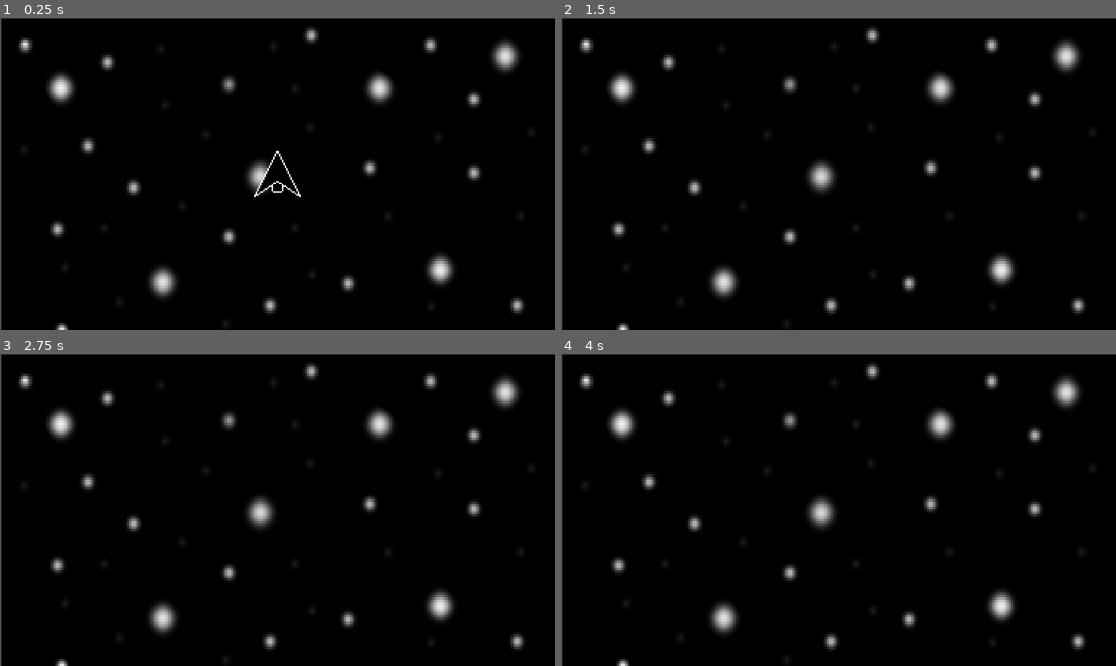
Above: before the commit, frames 1-4 (two rows, left to right).
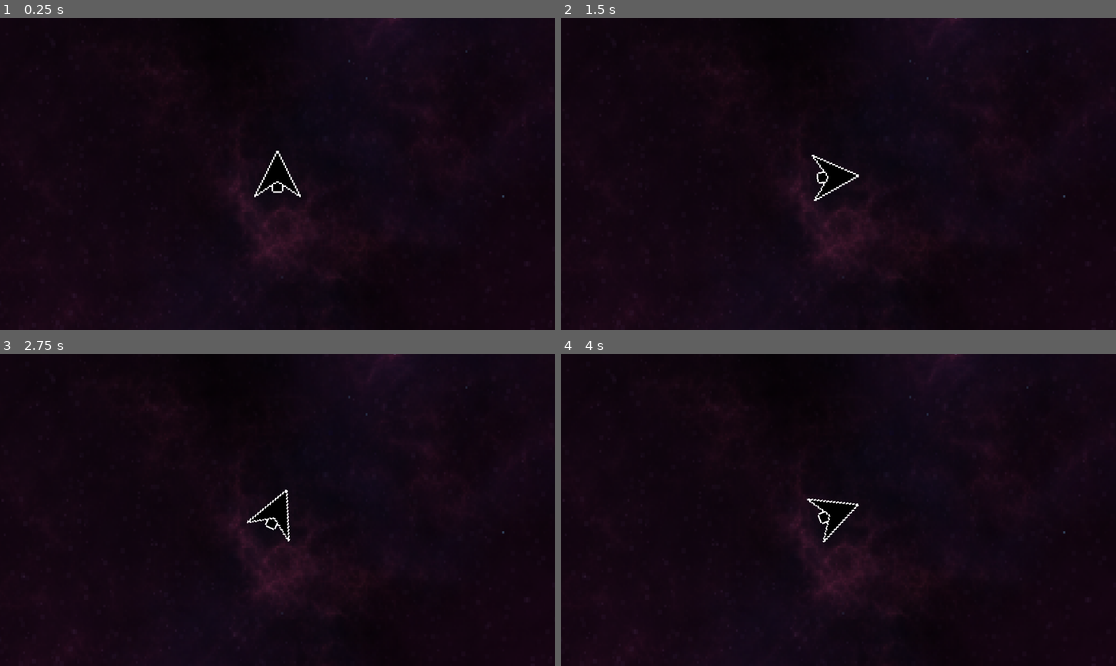
Above: after the commit, the same moments.

Repository: Portalbot1020/Test-Games
Game: Godot game, scene res://scenes/game.tscn
Same seed, same stepped clock (60 frames per second), same inputs: the game is played once before the commit and once after it.
Inputs:
- Up to frame 1 (0.25 s): no input
- Up to frame 2 (1.5 s): tap Enter (ui_accept) at 0.5, 0.6, 0.77, 1.07, 1.35 s; hold Right (ui_right) from 0.53 s (still down)
- Up to frame 3 (2.75 s): tap Enter (ui_accept) at 1.52, 1.82, 2.1 s; release Right (ui_right) at 2.03 s; hold Left (ui_left) from 2.03 s (still down)
- Up to frame 4 (4 s): release Left (ui_left) at 2.78 s; hold Right (ui_right) from 2.78 s (still down); tap Enter (ui_accept) at 2.85, 3.02, 3.32, 3.6, 3.77 s

The runs differ from the first frame. In frame 1, 18% of the frame differs, in the area x 0-100%, y 0-100%; in frame 2, 18%; in frame 3, 18%; in frame 4, 18%.

Commit message:
Implement actual space physics
applies physics to spaceship using rigidbody and central forces

Diff:
--- a/asteroids/project.godot
+++ b/asteroids/project.godot
@@ -15,6 +15,45 @@
 config/features=PackedStringArray("4.4", "Forward Plus")
 config/icon="res://icon.svg"
 
+[input]
+
+ui_left={
+"deadzone": 0.5,
+"events": [Object(InputEventKey,"resource_local_to_scene":false,"resource_name":"","device":0,"window_id":0,"alt_pressed":false,"shift_pressed":false,"ctrl_pressed":false,"meta_pressed":false,"pressed":false,"keycode":4194319,"physical_keycode":0,"key_label":0,"unicode":0,"location":0,"echo":false,"script":null)
+, Object(InputEventJoypadButton,"resource_local_to_scene":false,"resource_name":"","device":0,"button_index":13,"pressure":0.0,"pressed":false,"script":null)
+, Object(InputEventJoypadMotion,"resource_local_to_scene":false,"resource_name":"","device":0,"axis":0,"axis_value":-1.0,"script":null)
+, Object(InputEventKey,"resource_local_to_scene":false,"resource_name":"","device":-1,"window_id":0,"alt_pressed":false,"shift_pressed":false,"ctrl_pressed":false,"meta_pressed":false,"pressed":false,"keycode":0,"physical_keycode":65,"key_label":0,"unicode":97,"location":0,"echo":false,"script":null)
+]
+}
+ui_right={
+"deadzone": 0.5,
+"events": [Object(InputEventKey,"resource_local_to_scene":false,"resource_name":"","device":0,"window_id":0,"alt_pressed":false,"shift_pressed":false,"ctrl_pressed":false,"meta_pressed":false,"pressed":false,"keycode":4194321,"physical_keycode":0,"key_label":0,"unicode":0,"location":0,"echo":false,"script":null)
+, Object(InputEventJoypadButton,"resource_local_to_scene":false,"resource_name":"","device":0,"button_index":14,"pressure":0.0,"pressed":false,"script":null)
+, Object(InputEventJoypadMotion,"resource_local_to_scene":false,"resource_name":"","device":0,"axis":0,"axis_value":1.0,"script":null)
+, Object(InputEventKey,"resource_local_to_scene":false,"resource_name":"","device":-1,"window_id":0,"alt_pressed":false,"shift_pressed":false,"ctrl_pressed":false,"meta_pressed":false,"pressed":false,"keycode":0,"physical_keycode":68,"key_label":0,"unicode":100,"location":0,"echo":false,"script":null)
+]
+}
+ui_up={
+"deadzone": 0.5,
+"events": [Object(InputEventKey,"resource_local_to_scene":false,"resource_name":"","device":0,"window_id":0,"alt_pressed":false,"shift_pressed":false,"ctrl_pressed":false,"meta_pressed":false,"pressed":false,"keycode":4194320,"physical_keycode":0,"key_label":0,"unicode":0,"location":0,"echo":false,"script":null)
+, Object(InputEventJoypadButton,"resource_local_to_scene":false,"resource_name":"","device":0,"button_index":11,"pressure":0.0,"pressed":false,"script":null)
+, Object(InputEventJoypadMotion,"resource_local_to_scene":false,"resource_name":"","device":0,"axis":1,"axis_value":-1.0,"script":null)
+, Object(InputEventKey,"resource_local_to_scene":false,"resource_name":"","device":-1,"window_id":0,"alt_pressed":false,"shift_pressed":false,"ctrl_pressed":false,"meta_pressed":false,"pressed":false,"keycode":0,"physical_keycode":87,"key_label":0,"unicode":119,"location":0,"echo":false,"script":null)
+]
+}
+ui_down={
+"deadzone": 0.5,
+"events": [Object(InputEventKey,"resource_local_to_scene":false,"resource_name":"","device":0,"window_id":0,"alt_pressed":false,"shift_pressed":false,"ctrl_pressed":false,"meta_pressed":false,"pressed":false,"keycode":4194322,"physical_keycode":0,"key_label":0,"unicode":0,"location":0,"echo":false,"script":null)
+, Object(InputEventJoypadButton,"resource_local_to_scene":false,"resource_name":"","device":0,"button_index":12,"pressure":0.0,"pressed":false,"script":null)
+, Object(InputEventJoypadMotion,"resource_local_to_scene":false,"resource_name":"","device":0,"axis":1,"axis_value":1.0,"script":null)
+, Object(InputEventKey,"resource_local_to_scene":false,"resource_name":"","device":-1,"window_id":0,"alt_pressed":false,"shift_pressed":false,"ctrl_pressed":false,"meta_pressed":false,"pressed":false,"keycode":0,"physical_keycode":83,"key_label":0,"unicode":115,"location":0,"echo":false,"script":null)
+]
+}
+
+[physics]
+
+2d/default_gravity_vector=Vector2(0, -0.023)
+
 [rendering]
 
 textures/canvas_textures/default_texture_filter=0
--- a/asteroids/scenes/game.tscn
+++ b/asteroids/scenes/game.tscn
@@ -1,11 +1,8 @@
-[gd_scene load_steps=5 format=3 uid="uid://u532s6li1h6d"]
+[gd_scene load_steps=4 format=3 uid="uid://u532s6li1h6d"]
 
 [ext_resource type="Script" uid="uid://cuog3kjq5kdcp" path="res://scripts/game.gd" id="1_lnu2h"]
 [ext_resource type="PackedScene" uid="uid://b3smxlfy1arp8" path="res://scenes/player.tscn" id="1_uwrxv"]
-[ext_resource type="Texture2D" uid="uid://cvhspdoajhsyc" path="res://assets/SpaceBG.png" id="1_yqjtg"]
-
-[sub_resource type="WorldBoundaryShape2D" id="WorldBoundaryShape2D_yqjtg"]
-distance = 1.0
+[ext_resource type="Texture2D" uid="uid://cq52qowlhe27j" path="res://assets/Purple Nebula 2 - 1024x1024.png" id="2_lnu2h"]
 
 [node name="Game" type="Node2D"]
 script = ExtResource("1_lnu2h")
@@ -13,16 +10,10 @@
 [node name="SpaceBg" type="Sprite2D" parent="."]
 position = Vector2(1, 1)
 scale = Vector2(1.5, 1.7)
-texture = ExtResource("1_yqjtg")
+texture = ExtResource("2_lnu2h")
 
-[node name="Player" parent="." instance=ExtResource("1_uwrxv")]
+[node name="RigidBody2D" parent="." instance=ExtResource("1_uwrxv")]
+gravity_scale = 0.0
 
 [node name="Camera2D" type="Camera2D" parent="."]
 zoom = Vector2(3, 3)
-
-[node name="StaticBody2D" type="StaticBody2D" parent="."]
-
-[node name="CollisionShape2D" type="CollisionShape2D" parent="StaticBody2D"]
-position = Vector2(1, 137)
-scale = Vector2(2, 2)
-shape = SubResource("WorldBoundaryShape2D_yqjtg")
--- a/asteroids/scenes/player.tscn
+++ b/asteroids/scenes/player.tscn
@@ -1,17 +1,19 @@
 [gd_scene load_steps=4 format=3 uid="uid://b3smxlfy1arp8"]
 
 [ext_resource type="Texture2D" uid="uid://b5sjvsd7ehidg" path="res://assets/Spaceship.png" id="1_3vyb7"]
-[ext_resource type="Script" uid="uid://d0x1241f7a55c" path="res://scripts/player.gd" id="1_g2els"]
+[ext_resource type="Script" uid="uid://d3cw3y51nokfl" path="res://scripts/player.gd" id="1_g2els"]
 
-[sub_resource type="RectangleShape2D" id="RectangleShape2D_g2els"]
-size = Vector2(19, 26)
+[sub_resource type="RectangleShape2D" id="RectangleShape2D_3vyb7"]
+size = Vector2(24, 20)
 
-[node name="Player" type="CharacterBody2D"]
+[node name="RigidBody2D" type="RigidBody2D"]
+linear_damp = 1.0
+angular_damp = 2.0
 script = ExtResource("1_g2els")
 
 [node name="Sprite2D" type="Sprite2D" parent="."]
 texture = ExtResource("1_3vyb7")
 
 [node name="CollisionShape2D" type="CollisionShape2D" parent="."]
-position = Vector2(-0.5, 0)
-shape = SubResource("RectangleShape2D_g2els")
+position = Vector2(-2, 0)
+shape = SubResource("RectangleShape2D_3vyb7")
--- a/asteroids/scripts/player.gd
+++ b/asteroids/scripts/player.gd
@@ -1,29 +1,16 @@
-extends CharacterBody2D
+extends RigidBody2D
 
+var thrust = Vector2(0, -250)
+var torque = 3000
 
-
-const SPEED = 300.0
-const JUMP_VELOCITY = -400.0
-
-
-func _physics_process(delta: float) -> void:
-
-	# Handle jump.
-	if Input.is_action_just_pressed("ui_accept") and is_on_floor():
-		velocity.y = JUMP_VELOCITY
-
-	# Get the input direction and handle the movement/deceleration.
-	# As good practice, you should replace UI actions with custom gameplay actions.
-	var horizontaldirection := Input.get_axis("ui_left", "ui_right")
-	if horizontaldirection:
-		velocity.x = horizontaldirection * SPEED
+func _integrate_forces(state):
+	if Input.is_action_pressed("ui_up"):
+		state.apply_central_force(thrust.rotated(rotation))
 	else:
-		velocity.x = move_toward(velocity.x, 0, SPEED)
-
-	var verticaldirection := Input.get_axis("ui_up", "ui_down")
-	if verticaldirection:
-		velocity.y = verticaldirection * SPEED
-	else:
-		velocity.y = move_toward(velocity.y , 0, SPEED)
-
-	move_and_slide()
+		state.apply_force(Vector2())
+	var rotation_direction = 0
+	if Input.is_action_pressed("ui_right"):
+		rotation_direction += 1
+	if Input.is_action_pressed("ui_left"):
+		rotation_direction -= 1
+	state.apply_torque(rotation_direction * torque)
Binary file added: asteroids/assets/Purple Nebula 2 - 1024x1024.png
Not shown, added: asteroids/assets/Purple Nebula 2 - 1024x1024.png.import
Not shown, changed: asteroids/scripts/player.gd.uid
